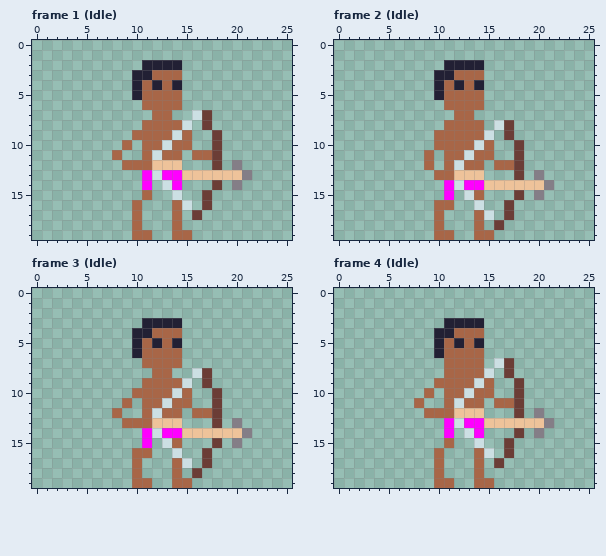
Pixel-art file, stored at Pixel Art/Units/Archer.ase. The picture above is the old version.
26x20 pixels, 38 frames. Shown: frame 1 (Idle), frame 2 (Idle), frame 3 (Idle), frame 4 (Idle). The commit also changed other frames, which this record leaves out.
The same view after the edit:
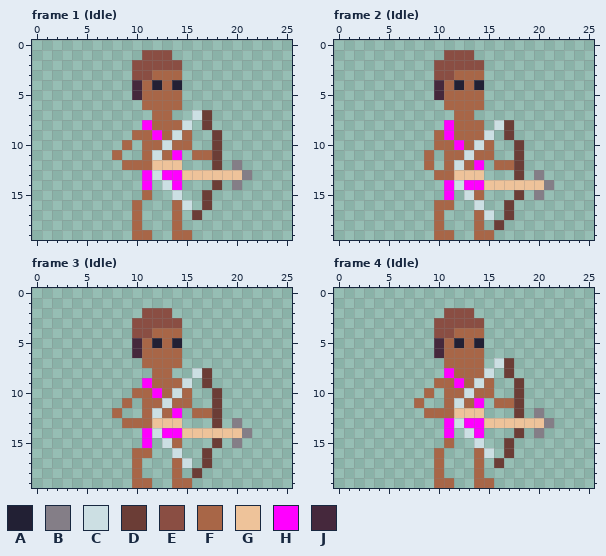
Palette (. is transparent): A #222034  B #847e87  C #ccdfe3  D #6b3d36  E #8a4e43  F #a86647  G #eec39a  H #ff00ff  J #45283c
Difference:
{"where": "frame 1 (Idle), layer \"Extra\""}
{"frame":1,"y":1,"x":11,"old":"...","new":"EEE"}
{"frame":1,"y":2,"x":10,"old":".AAAA","new":"EEEEE"}
{"frame":1,"y":3,"x":10,"old":"AA","new":"EE"}
{"frame":1,"y":4,"x":10,"old":"A","new":"J"}
{"frame":1,"y":5,"x":10,"old":"A","new":"J"}
{"frame":1,"y":8,"x":11,"old":"F","new":"H"}
{"frame":1,"y":9,"x":12,"old":"F","new":"H"}
{"frame":1,"y":11,"x":14,"old":"F","new":"H"}
{"where": "frame 2 (Idle), layer \"Extra\""}
{"frame":2,"y":1,"x":11,"old":"...","new":"EEE"}
{"frame":2,"y":2,"x":10,"old":".AAAA","new":"EEEEE"}
{"frame":2,"y":3,"x":10,"old":"AA","new":"EE"}
{"frame":2,"y":4,"x":10,"old":"A","new":"J"}
{"frame":2,"y":5,"x":10,"old":"A","new":"J"}
{"frame":2,"y":8,"x":11,"old":"F","new":"H"}
{"frame":2,"y":9,"x":11,"old":"F","new":"H"}
{"frame":2,"y":10,"x":12,"old":"F","new":"H"}
{"frame":2,"y":12,"x":14,"old":"F","new":"H"}
{"where": "frame 3 (Idle), layer \"Extra\""}
{"frame":3,"y":2,"x":11,"old":"...","new":"EEE"}
{"frame":3,"y":3,"x":10,"old":".AAAA","new":"EEEEE"}
{"frame":3,"y":4,"x":10,"old":"AA","new":"EE"}
{"frame":3,"y":5,"x":10,"old":"A","new":"J"}
{"frame":3,"y":6,"x":10,"old":"A","new":"J"}
{"frame":3,"y":9,"x":11,"old":"F","new":"H"}
{"frame":3,"y":10,"x":12,"old":"F","new":"H"}
{"frame":3,"y":12,"x":14,"old":"F","new":"H"}
{"where": "frame 4 (Idle), layer \"Extra\""}
{"frame":4,"y":2,"x":11,"old":"...","new":"EEE"}
{"frame":4,"y":3,"x":10,"old":".AAAA","new":"EEEEE"}
{"frame":4,"y":4,"x":10,"old":"AA","new":"EE"}
{"frame":4,"y":5,"x":10,"old":"A","new":"J"}
{"frame":4,"y":6,"x":10,"old":"A","new":"J"}
{"frame":4,"y":8,"x":11,"old":"F","new":"H"}
{"frame":4,"y":9,"x":12,"old":"F","new":"H"}
{"frame":4,"y":11,"x":14,"old":"F","new":"H"}
{"label":"changed","picture_box":[132,50,182,160]}
{"label":"changed","picture_box":[434,50,484,170]}
{"label":"changed","picture_box":[132,308,182,418]}
{"label":"changed","picture_box":[434,308,484,408]}
